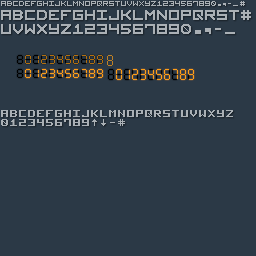
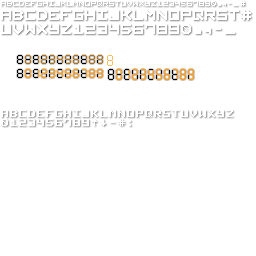
Layered file, before and after one edit (256x256). Changes by layer:
hid "Rectangle 1" over [0,0,256,256]
